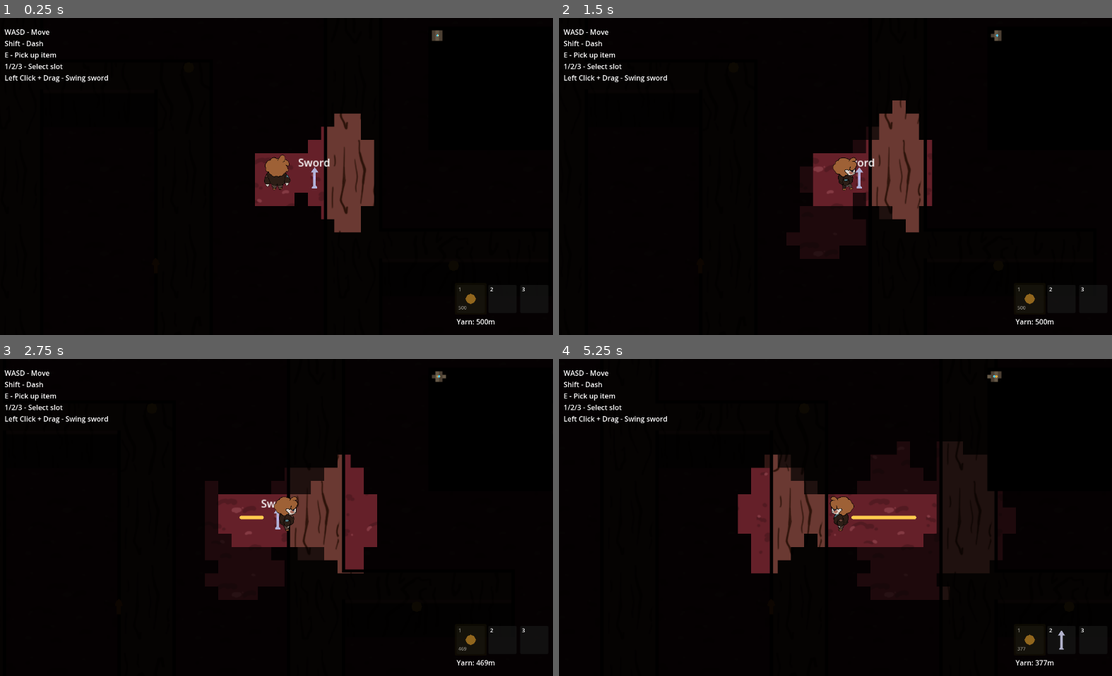
Above: before the commit, frames 1-4 (two rows, left to right).
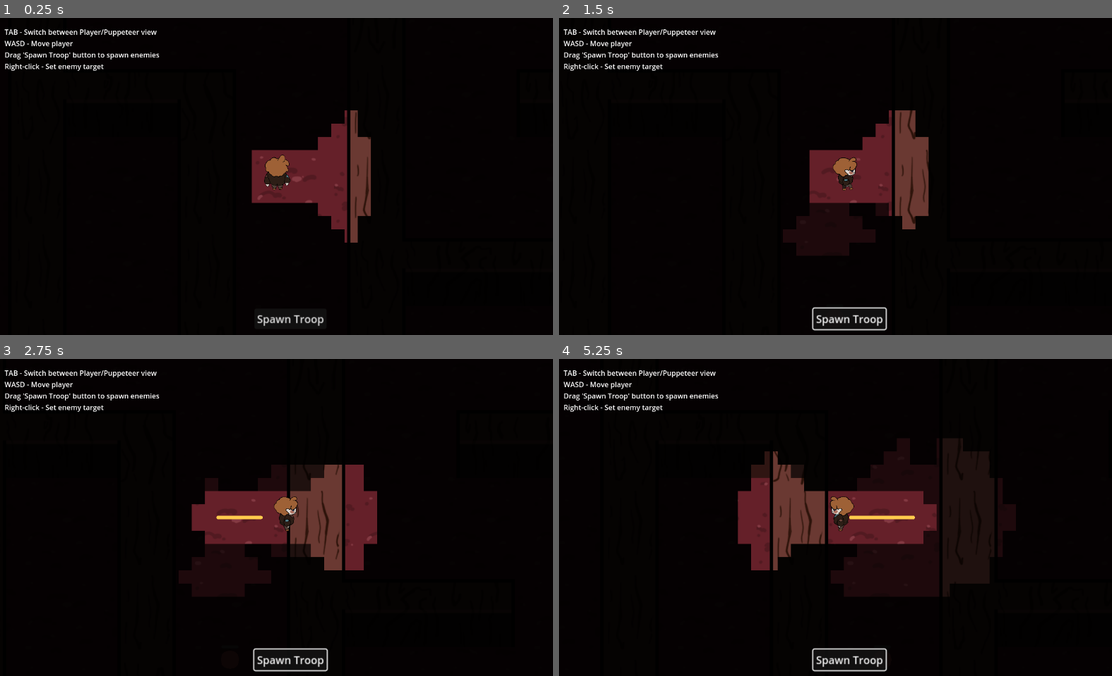
Above: after the commit, the same moments.

Repository: andye132/minos
Game: Godot game, scene res://scenes/arena_test.tscn
Same seed, same stepped clock (60 frames per second), same inputs: the game is played once before the commit and once after it. Before the commit the project starts from res://scenes/main.tscn.
Inputs (mouse positions are in pixels of both pictures, inside the frame that each line leads up to):
- Up to frame 1 (0.25 s): no input
- Up to frame 2 (1.5 s): click (846, 319) at 0.5 s, where only the run after the commit has a clickable "Spawn Troop"; tap Enter at 1.25 s; move the mouse to (962, 160) at 1.27 s; press the mouse at (962, 160) at 1.28 s; hold D (move_right) from 1.28 s (still down)
- Up to frame 3 (2.75 s): tap Shift (dash) at 1.55 s; release D (move_right) at 2 s; release the mouse at (403, 501) at 2 s; drag from (165, 533) to (276, 517) at 2.02 s
- Up to frame 4 (5.25 s): tap Space at 2.75 s; move the mouse to (896, 447) at 2.77 s; press the mouse at (896, 447) at 2.78 s; hold D (move_right) 2.78-3.5 s; tap Shift (dash) at 3.05, 4.55 s; release the mouse at (896, 447) at 3.5 s; drag from (807, 580) to (708, 409) at 3.52 s; tap Enter at 4.25 s; move the mouse to (1006, 565) at 4.27 s; hold A (move_left) 4.28-5 s; tap E (interact) at 4.35 s; drag from (669, 469) to (1067, 606) at 5.02 s

The runs differ from the first frame. In frame 1, 4.2% of the frame differs, in the area x 0-96%, y 3-98%; in frame 2, 5.0%; in frame 3, 5.0%, in the area x 0-96%, y 3-99%; in frame 4, 4.6%.

Commit message:
enemy tracking and dash attack

Diff:
--- a/project.godot
+++ b/project.godot
@@ -11,7 +11,7 @@
 [application]
 
 config/name="Maze Chase"
-run/main_scene="uid://bvn6nj66v4vsm"
+run/main_scene="uid://cum42ffr436gy"
 config/features=PackedStringArray("4.5", "Forward Plus")
 
 [autoload]
--- a/scenes/arena_test.tscn
+++ b/scenes/arena_test.tscn
@@ -13,6 +13,7 @@
 [node name="NavigationRegion2D" type="NavigationRegion2D" parent="."]
 
 [node name="Mazetiles" parent="NavigationRegion2D" instance=ExtResource("1_maze")]
+scale = Vector2(0.8, 0.8)
 
 [node name="YarnTrail" parent="." instance=ExtResource("2_yarn")]
 
--- a/scenes/enemy.gd
+++ b/scenes/enemy.gd
@@ -11,6 +11,23 @@
 var health := max_health
 @onready var health_bar := $HealthBar
 
+@export var attack_radius := 80.0
+@export var dash_prep_time := 0.5
+@export var dash_speed := 400.0
+@export var dash_distance := 200.0
+
+var dash_state := "idle"        # "idle", "prep", "dashing", "post_pause"
+var dash_timer := 0.0
+var dash_target := Vector2.ZERO
+
+@export var chase_speed := 150.0  # faster than normal speed
+var players := []
+var current_target_player: Node2D = null
+var player_last_seen: Vector2 = Vector2.ZERO
+var chasing_player := false
+var investigating_last_seen := false
+
+var current_scene
 @export var navigation_region_path: NodePath
 
 @onready var agent := $NavigationAgent2D
@@ -33,8 +50,86 @@
 	if health_bar:
 		health_bar.max_value = max_health
 		health_bar.value = health
+	current_scene = get_tree().current_scene
+
+	_update_players()
 
 func _physics_process(delta):
+	_update_player_detection()
+
+	if current_target_player != null:
+		var dist_to_player = global_position.distance_to(current_target_player.global_position)
+
+		# Start prep if close and idle
+		if dash_state == "idle" and dist_to_player <= attack_radius:
+			dash_state = "prep"
+			dash_timer = dash_prep_time
+			# Lock dash target as a fixed position at a set distance toward the player
+			var dir = (current_target_player.global_position - global_position).normalized()
+			dash_target = global_position + dir * dash_distance  # dash_distance can be set as you like
+			velocity = Vector2.ZERO
+			move_and_slide()
+			return
+
+		# Handle dash phases
+		match dash_state:
+			"prep":
+				dash_timer -= delta
+				velocity = Vector2.ZERO
+				move_and_slide()
+				if dash_timer <= 0:
+					dash_state = "dashing"
+				return
+			"dashing":
+				var dir = dash_target - global_position
+				var dist_left = dir.length()
+				if dist_left < 1:
+					# Reached target → post-pause
+					dash_state = "post_pause"
+					dash_timer = dash_prep_time
+					velocity = Vector2.ZERO
+				else:
+					velocity = dir.normalized() * dash_speed
+					# Move and check collision
+					var collision = move_and_collide(velocity * delta)
+
+					print (collision)
+					if collision:
+						# Hit something → post-pause immediately
+						_resolve_player_overlap()
+						dash_state = "post_pause"
+						dash_timer = dash_prep_time
+						velocity = Vector2.ZERO
+				return
+			"post_pause":
+				dash_timer -= delta
+				velocity = Vector2.ZERO
+				move_and_slide()
+				_resolve_player_overlap()
+				if dash_timer <= 0:
+					dash_state = "idle"
+				return
+
+
+	if chasing_player and current_target_player:
+		# Chase the player
+		agent.target_position = current_target_player.global_position
+		velocity = (agent.target_position - global_position).normalized() * chase_speed
+		move_and_slide()
+		return
+	elif investigating_last_seen:
+		# Go to last seen position
+		agent.target_position = player_last_seen
+		if agent.is_navigation_finished():
+			# Arrived → resume normal behavior
+			investigating_last_seen = false
+			chasing_player = false
+		else:
+			var next_pos = agent.get_next_path_position()
+			velocity = (next_pos - global_position).normalized() * speed
+			move_and_slide()
+		return
+
 	# Pause timer for roaming
 	if wait_timer > 0:
 		wait_timer -= delta
@@ -101,7 +196,52 @@
 func get_vision_radius() -> float:
 	return vision_radius
 
-
+func _update_player_detection():
+	var closest_player: Node2D = null
+	var closest_distance := vision_radius + 1
+	for p in players:
+		var dist = global_position.distance_to(p.global_position)
+		if dist <= vision_radius and _has_line_of_sight_to(p):
+			if dist < closest_distance:
+				closest_distance = dist
+				closest_player = p
+
+	if closest_player != null:
+		# Player visible → chase
+		chasing_player = true
+		investigating_last_seen = false
+		current_target_player = closest_player
+		player_last_seen = closest_player.global_position
+	else:
+		# No visible player → investigate last seen if was chasing
+		if chasing_player:
+			chasing_player = false
+			investigating_last_seen = true
+
+# LOS check using Godot 4 PhysicsRayQueryParameters2D
+func _has_line_of_sight_to(target: Node2D) -> bool:
+	var space_state = get_world_2d().direct_space_state
+	var query = PhysicsRayQueryParameters2D.create(global_position, target.global_position)
+	query.exclude = [self]
+	query.collision_mask = 2  # walls layer
+	var result = space_state.intersect_ray(query)
+	return result.keys().size() == 0
+
+func _update_players():
+	players = []
+	for child in current_scene.get_children():
+		if child.name == "Player":  # or `if child is Player`
+			players.append(child)
+
+func _resolve_player_overlap():
+	for p in players:
+		var overlap = global_position - p.global_position
+		var distance = overlap.length()
+		var min_distance = 50  # adjust based on your enemy+player size
+		if distance < min_distance and distance > 0:
+			var push_dir = overlap.normalized()
+			# Smoothly interpolate away from player
+			global_position = global_position.lerp(global_position + push_dir * (min_distance - distance), 0.5)
 
 func take_damage(amount: int):
 	health -= amount
--- a/scenes/enemy.tscn
+++ b/scenes/enemy.tscn
@@ -8,6 +8,7 @@
 [sub_resource type="Theme" id="Theme_7p1mj"]
 
 [node name="enemy" type="CharacterBody2D"]
+collision_mask = 3
 script = ExtResource("1_7p1mj")
 
 [node name="NavigationAgent2D" type="NavigationAgent2D" parent="."]
